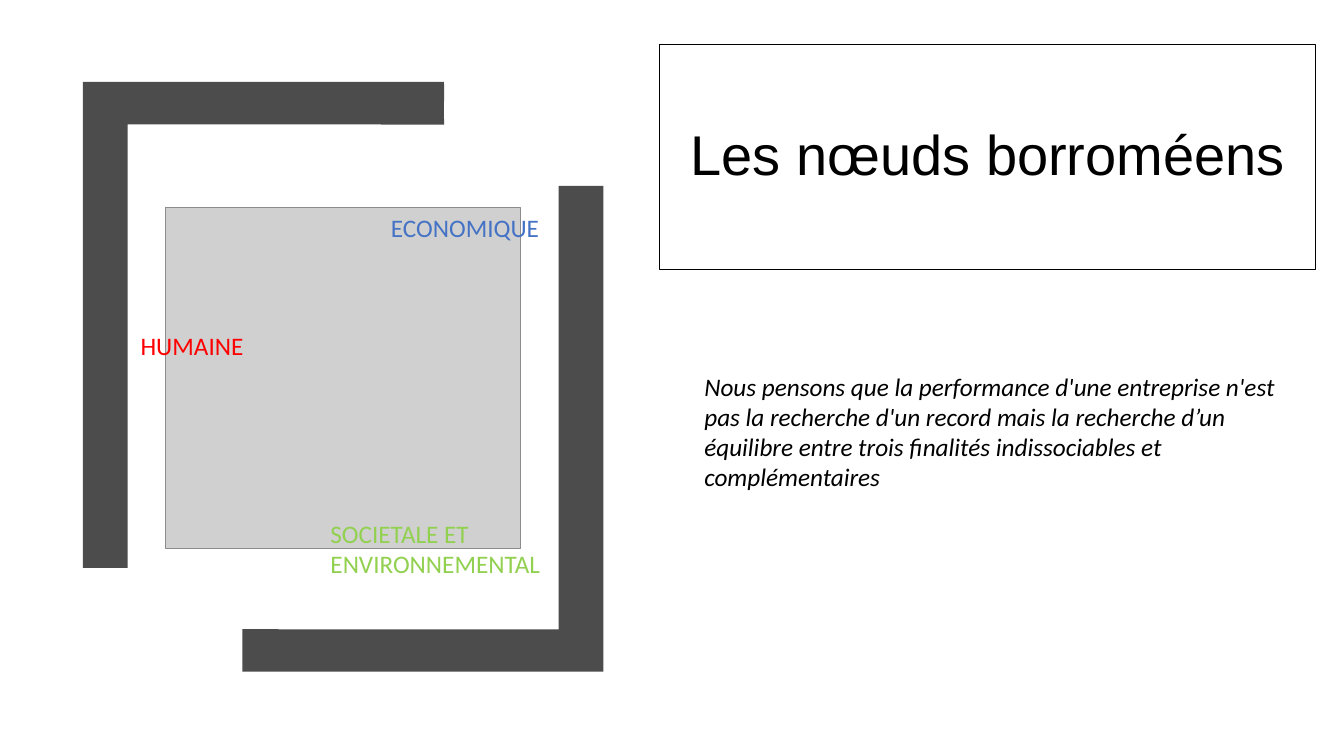
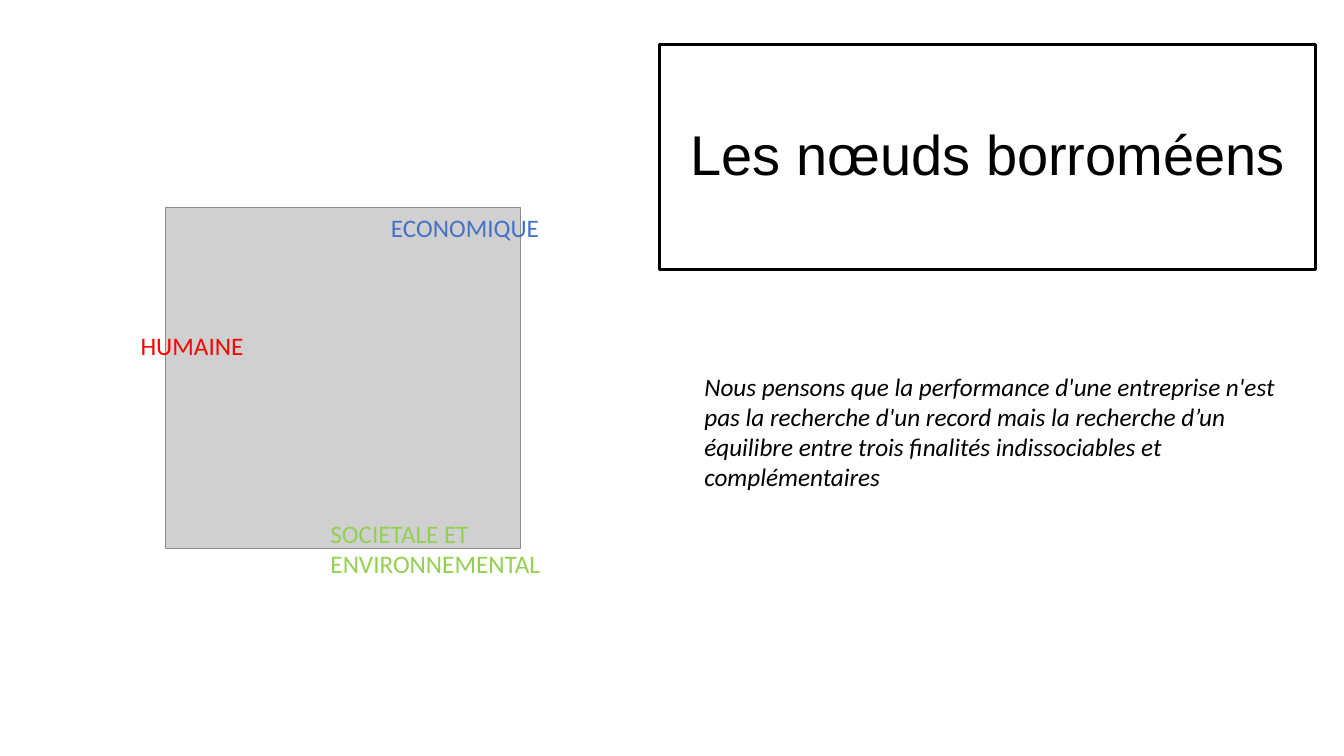
Before and after one commit to Zoridg/Soutenance_stage, a slide deck: slide 4 of Soutenance.pptx. Drawn at 1344x756 pixels with LibreOffice and Linux fonts; fonts in the diff are those of the drawing; grey boxes stand for pictures. Boxes give left, top, right and bottom in pixels: in the first picture for what was removed or moved away, otherwise in the second. Text is boxed around its words. In the diff, an @@ line names an element or a change of style, - is before the commit and + after.

```diff
--- a/Soutenance.pptx
+++ b/Soutenance.pptx
@@ freeform shape removed at (83,82,444,568) @@
@@ freeform shape removed at (243,186,604,671) @@
```
Also in this commit, not shown: 4 other slides changed, 4 slides added, 1 slide removed, 3 other files.
